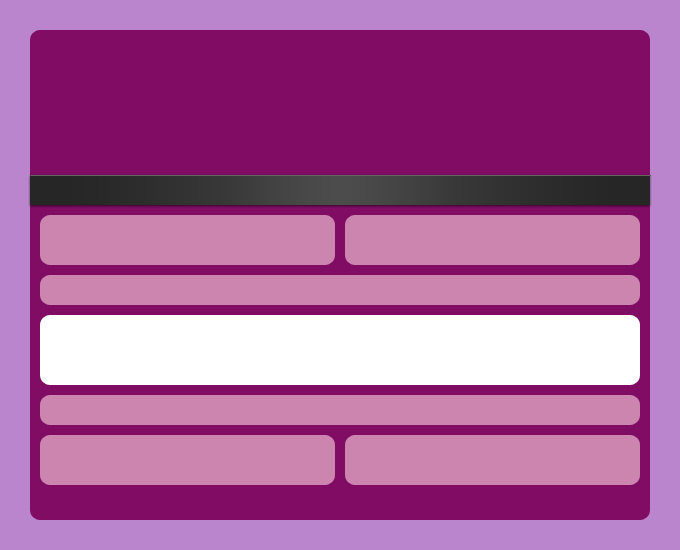
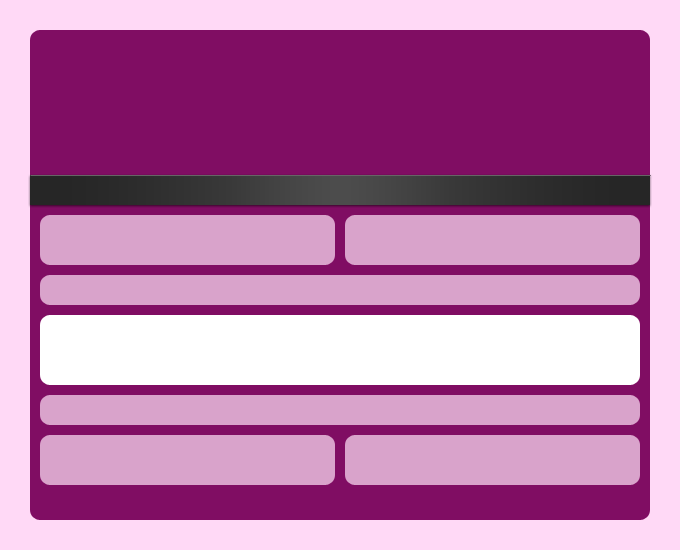
Layers edited between the first and the second 680×550 image:
painted on "header / footer widgets" over (x1=40, y1=215, x2=640, y2=485)
painted on "canvas" over (x1=30, y1=30, x2=650, y2=520)
painted on "Background" over (x1=0, y1=0, x2=680, y2=550)
